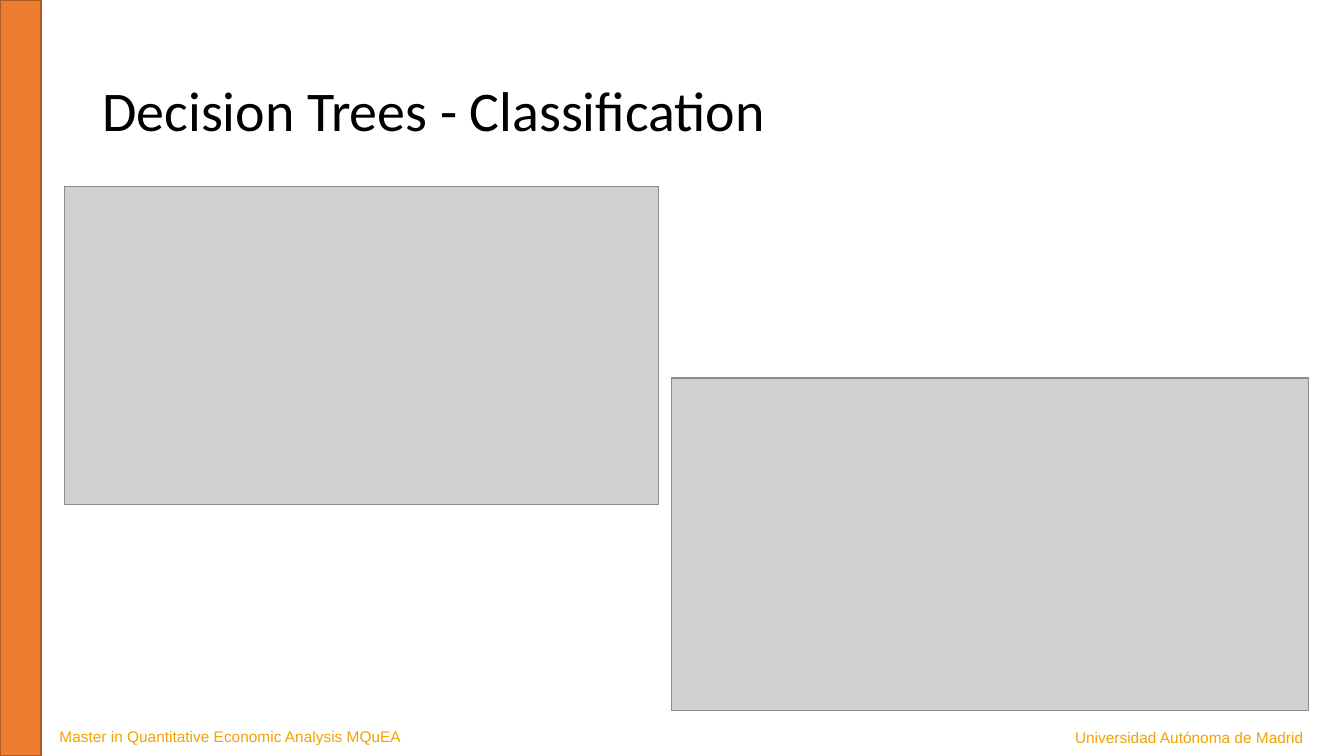
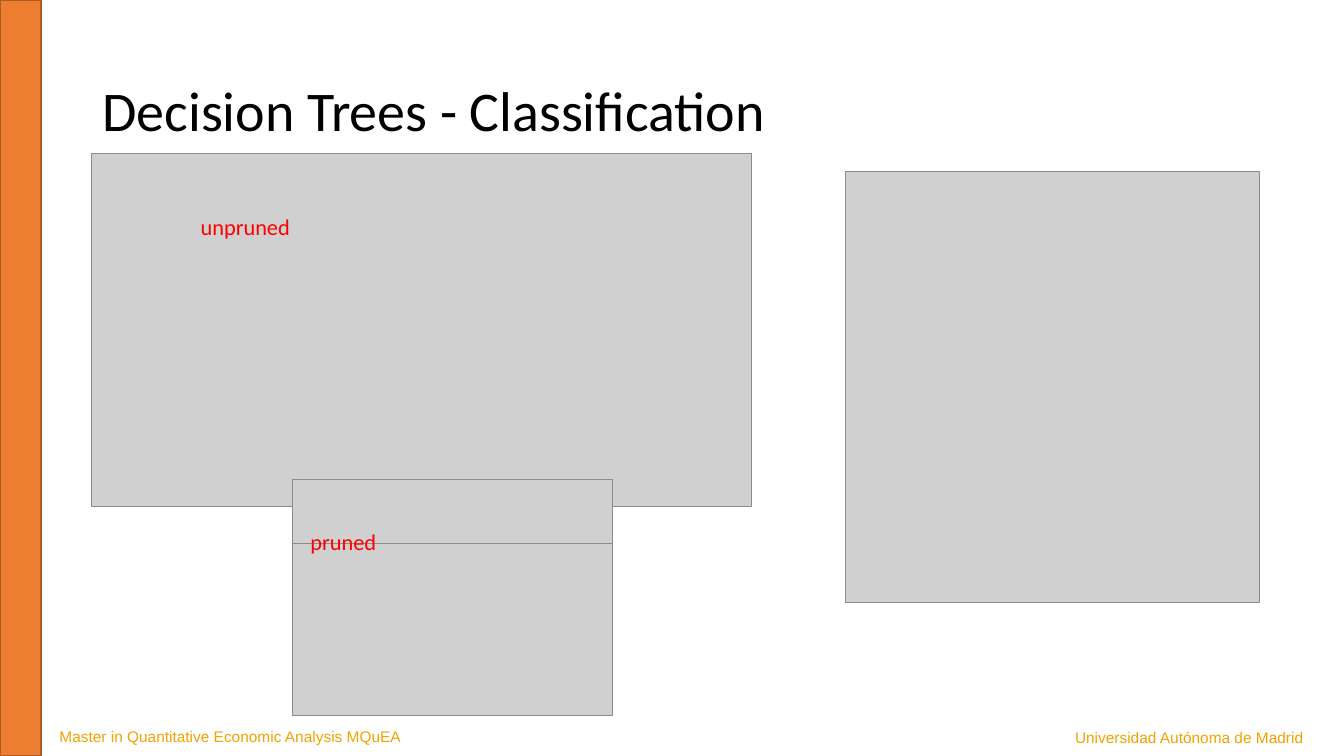
Before and after one commit to JavierBas/IMLEF-MQuEA, a slide deck: slide 12 of Course content/Slides/Topic 5 - Tree-based methods.pptx. Drawn at 1344x756 pixels with LibreOffice and Linux fonts; fonts in the diff are those of the drawing; grey boxes stand for pictures. Boxes give left, top, right and bottom in pixels: in the first picture for what was removed or moved away, otherwise in the second. Text is boxed around its words. In the diff, an @@ line names an element or a change of style, - is before the commit and + after.

```diff
--- a/Course content/Slides/Topic 5 - Tree-based methods.pptx
+++ b/Course content/Slides/Topic 5 - Tree-based methods.pptx
@@ picture: place and size @@
-picture at (65, 187, 658, 504)
+picture at (92, 153, 751, 507)
@@ picture: place and size @@
-picture at (673, 378, 1310, 711)
+picture at (846, 171, 1259, 603)
@@ text added at (201, 219, 290, 239), 16 pt, text #FF0000 @@
+unpruned
@@ picture added at (292, 479, 613, 542) @@
@@ text added at (310, 534, 376, 554), 16 pt, text #FF0000 @@
+pruned
@@ picture added at (292, 542, 613, 716) @@
```
Also in this commit, not shown: 3 other slides changed, 2 other files.
